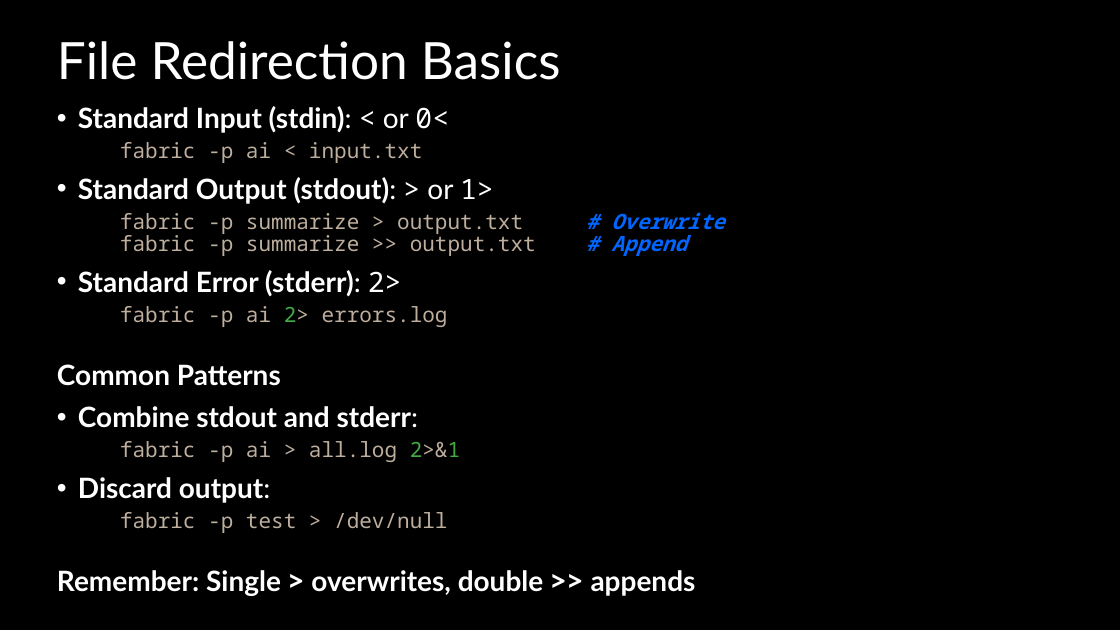
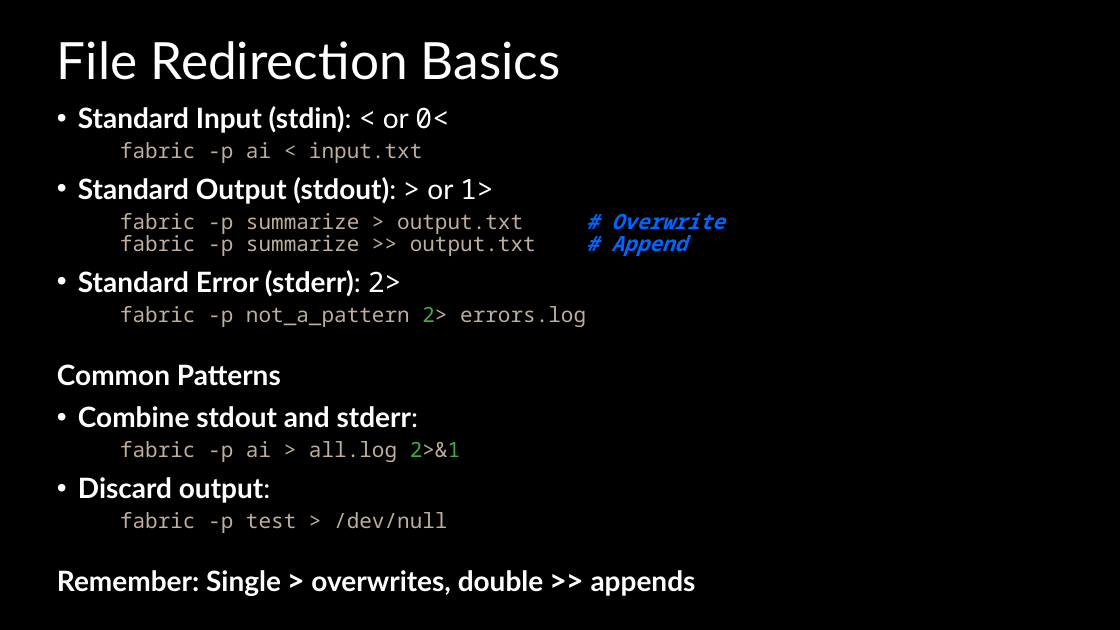
Before and after one commit to Resistor52/fabric_workshop, a slide deck: slide 10 of slides/workshop.pptx. Drawn at 1120x630 pixels with LibreOffice and Linux fonts; fonts in the diff are those of the drawing. Boxes give left, top, right and bottom in pixels: in the first picture for what was removed or moved away, otherwise in the second. Text is boxed around its words. In the diff, an @@ line names an element or a change of style, - is before the commit and + after.

```diff
--- a/slides/workshop.pptx
+++ b/slides/workshop.pptx
@@ text at (x1=120, y1=306, x2=586, y2=327): text changed @@
-  fabric -p ai 2> errors.log
+  fabric -p not_a_pattern 2> errors.log
```
Also in this commit, not shown: 5 other slides changed, 5 other files.
